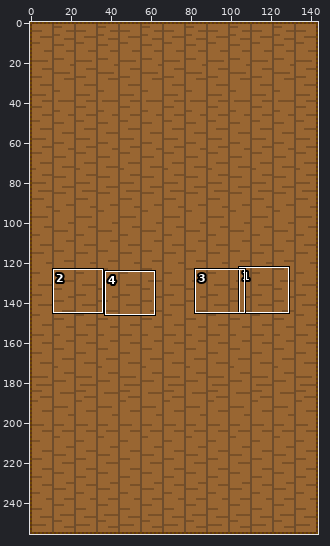
Sprite sheet -- public/Tatami.png. Above: a wide view before the commit, with the close-up outlined.
Close-up. Before:
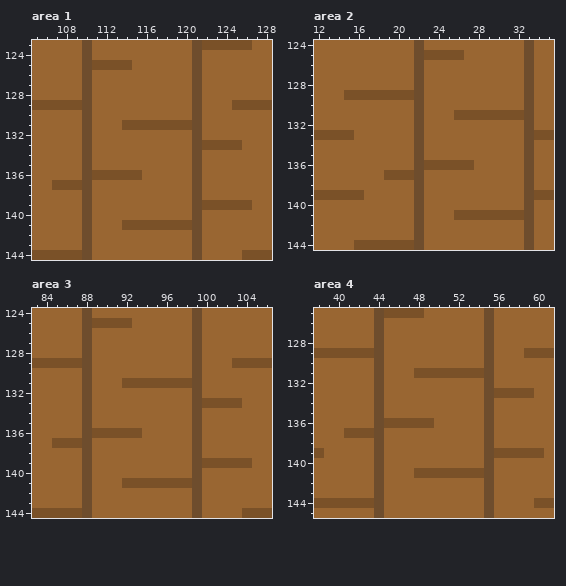
The file is 144x256 pixels. Shown: area 1: x 105..128, y 123..144; area 2: x 12..35, y 124..144; area 3: x 83..106, y 124..144; area 4: x 38..61, y 125..145. The commit also changed other parts of the picture, which this record leaves out.
And afterwards:
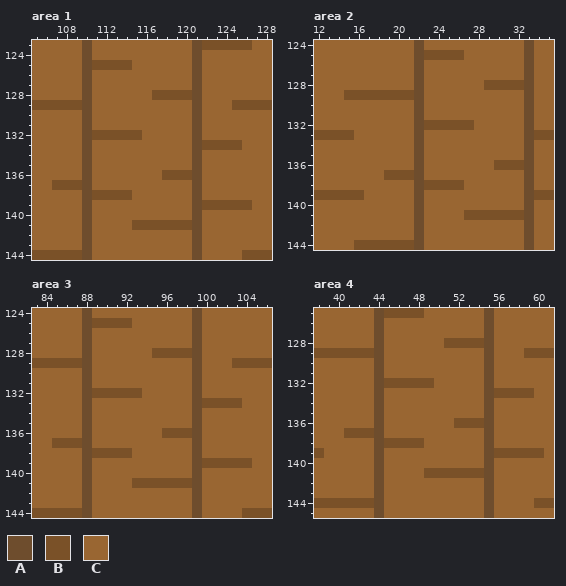
Palette (. is transparent): A #6e4d2d  B #7a5128  C #996632
The exact change:
Area 1:
y 128: x 117..120 CCCC -> BBBB
y 131: x 114..120 BBBBBBB -> CCCCCCC
y 132: x 111..115 CCCCC -> BBBBB
y 136: x 111..115 BBBBB -> CCCCC; x 118..120 CCC -> BBB
y 138: x 111..114 CCCC -> BBBB
y 141: x 114 B -> C
Area 2:
y 128: x 29..32 CCCC -> BBBB
y 131: x 26..32 BBBBBBB -> CCCCCCC
y 132: x 23..27 CCCCC -> BBBBB
y 136: x 23..27 BBBBB -> CCCCC; x 30..32 CCC -> BBB
y 138: x 23..26 CCCC -> BBBB
y 141: x 26 B -> C
Area 3:
y 128: x 95..98 CCCC -> BBBB
y 131: x 92..98 BBBBBBB -> CCCCCCC
y 132: x 89..93 CCCCC -> BBBBB
y 136: x 89..93 BBBBB -> CCCCC; x 96..98 CCC -> BBB
y 138: x 89..92 CCCC -> BBBB
y 141: x 92 B -> C
Area 4:
y 128: x 51..54 CCCC -> BBBB
y 131: x 48..54 BBBBBBB -> CCCCCCC
y 132: x 45..49 CCCCC -> BBBBB
y 136: x 45..49 BBBBB -> CCCCC; x 52..54 CCC -> BBB
y 138: x 45..48 CCCC -> BBBB
y 141: x 48 B -> C
Changed places in both close-ups, as pixel boxes (x1, y1, x2, y2):
changed: (92, 90, 192, 230)
changed: (424, 80, 524, 130)
changed: (424, 160, 524, 220)
changed: (92, 348, 192, 398)
changed: (92, 428, 192, 488)
changed: (384, 338, 484, 478)
